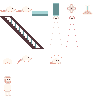
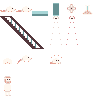
Layer changes from the first 96x96 image to the second:
painted on "Camera active" over [66, 22, 78, 47]
